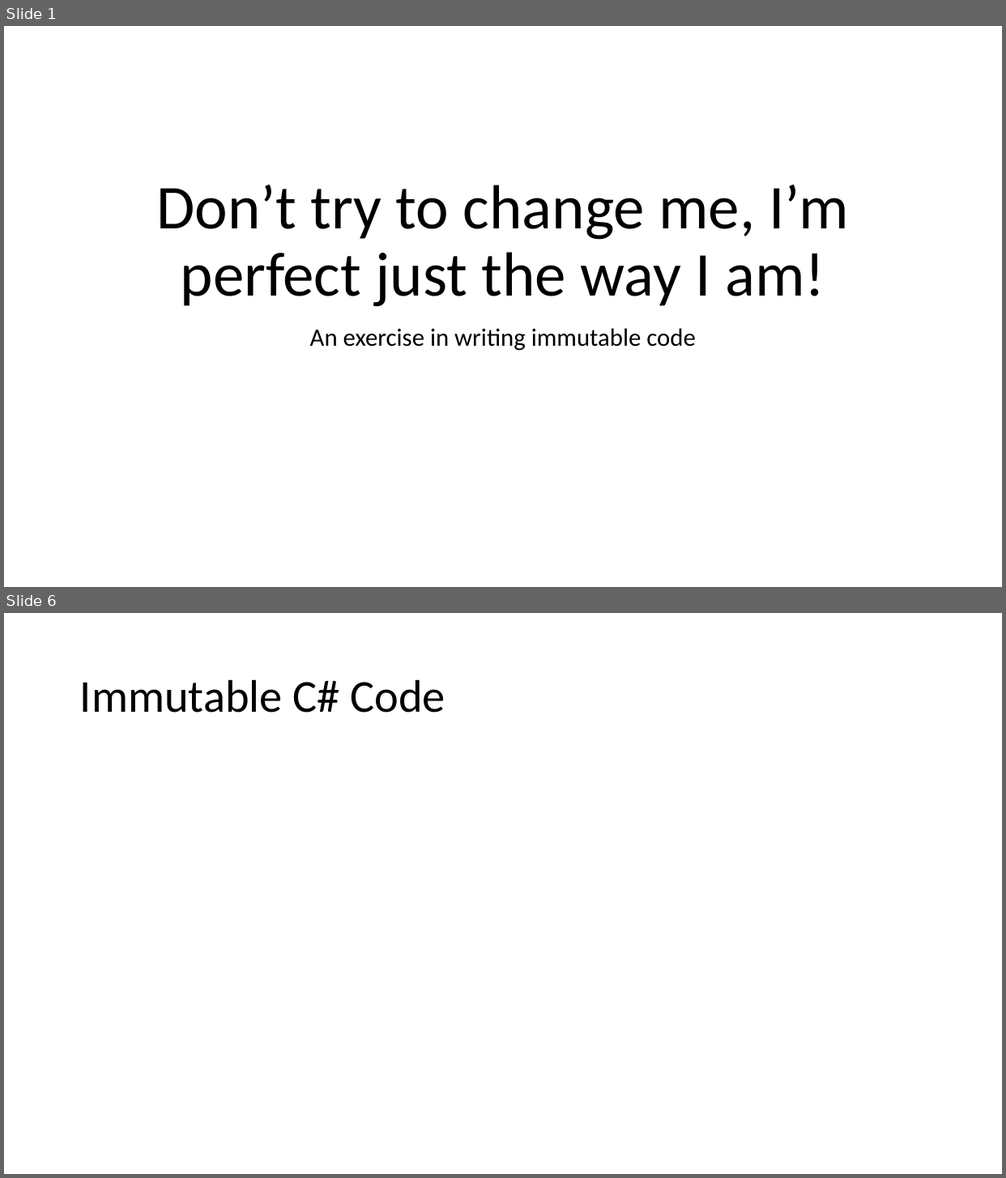
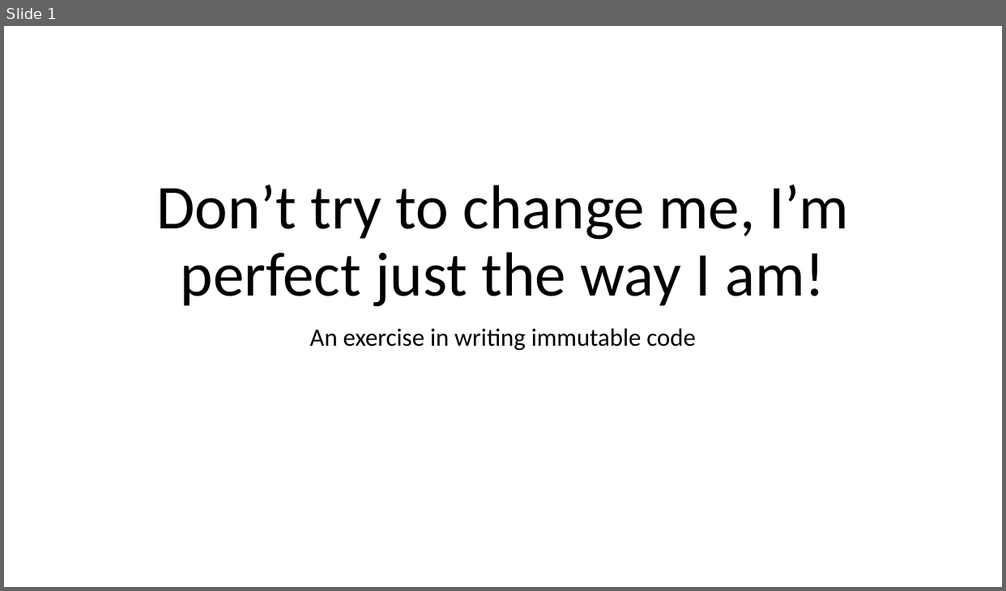
Before and after one commit to relentless/ImmutabilityDojo, a slide deck: Immutability Dojo.pptx. Shown one above the other, each under a label of ours: slides 1 and 6 before the commit, slide 1 after it; the slides between them are not shown. The pictures are 1006x1178 and 1006x591 pixels, drawn with LibreOffice and Linux fonts; fonts in the diff are those of the drawing. Boxes give left, top, right and bottom in pixels: in the first picture for what was removed or moved away, otherwise in the second. Text is boxed around its words. In the diff, an @@ line names an element or a change of style, - is before the commit and + after.

```diff
--- a/Immutability Dojo.pptx
+++ b/Immutability Dojo.pptx
@@ slide 6 removed at (4, 613, 1002, 1174), background #FFFFFF @@
@@ title removed at (80, 679, 445, 713) @@
-Immutable C# Code
```
Also in this commit, not shown: 3 slides changed, 4 slides added, 1 other slide removed, 1 other file.
